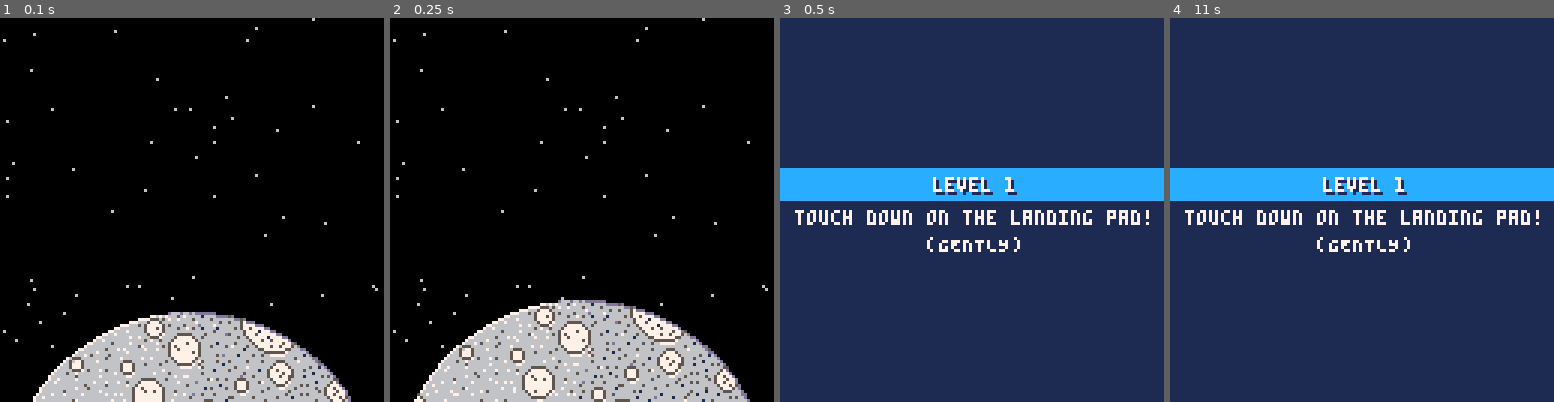
Above: before the commit, frames 1-4 (left to right).
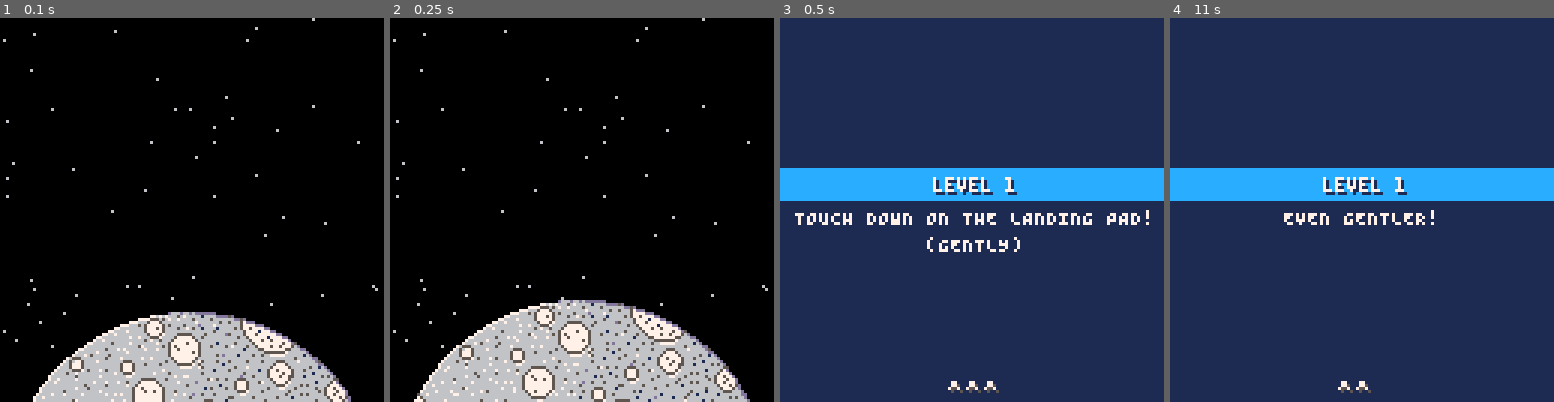
Above: after the commit, the same moments.

Repository: lewsid/moon-missions
Game: PICO-8 cartridge moonmissions.p8
The game is run twice, just before and just after one commit, with the same random seed, the same clock (stepped at 60 frames per second) and the same inputs.
Inputs:
- Up to frame 1 (0.1 s): no input
- Up to frame 2 (0.25 s): no input
- Up to frame 3 (0.5 s): tap X (X key) at 0.33 s
- Up to frame 4 (11 s): tap O (Z key) at 0.7, 1.7, 2.1, 2.5, 2.9, 3.3, 3.7, 4.1, 4.5, 4.9, 5.3, 5.7, 6.1, 6.5, 6.9, 7.3, 7.7, 8.1, 8.5, 8.9, 9.3, 9.7, 10.1, 10.5, 10.9 s; tap X (X key) at 1.07, 1.85, 2.97, 4.08, 5.2, 6.32, 7.43, 8.55, 9.67, 10.78 s; hold Right 1.6-2.1 s; hold Up 2.15-2.42 s; hold Right 2.47-3.03 s; hold Left 3.08-3.58 s; hold Down 3.63-3.97 s; hold Right 4.02-4.68 s; hold Up 4.73-5.03 s; hold Left 5.08-5.68 s; hold Down 5.73-6.03 s; hold Right 6.08-6.58 s; hold Right 6.63-7.13 s; hold Up 7.18-7.45 s; hold Right 7.5-8.07 s; hold Left 8.12-8.62 s; hold Down 8.67-9 s; hold Right 9.05-9.72 s; hold Up 9.77-10.07 s; hold Left 10.12-10.72 s; hold Down from 10.77 s (still down)

Frames 1-2 are identical in both runs. In frame 3, 0.9% of the frame differs, in the area x 3-94%, y 50-98%; in frame 4, 2.2%, in the area x 3-97%, y 50-98%.

Commit message:
basic music

Diff:
--- a/moonmissions.p8
+++ b/moonmissions.p8
@@ -1,10 +1,10 @@
 pico-8 cartridge // http://www.pico-8.com
 version 29
 __lua__
--- mun lander alpha.1.1
+-- mun lander alpha.1.2
 -- by lewsidboi/smolboigames, 2020
 
-version="alpha.1.1"
+version="alpha.1.2"
 
 --game parameters
 config={}
@@ -50,6 +50,7 @@
 
 	init_config()
 	init_levels()
+	music(0,0,4)
 end
 
 function _draw()
@@ -70,6 +71,8 @@
 		init_stars()
 
 		if(btnp(❎)) then
+			sfx(9)
+			music(-1,100)
 			start_game()
 		end
 
@@ -669,15 +672,11 @@
 
 function check_new_high_score()
 	for i=1,#high_scores do
-		--convert scores into hex for comparison
-		local raw_high_score = tonum('0x'..get_score_text(config.total_score))
-		local raw_saved_score = tonum('0x'..tostr(high_scores[i][2]))
-
-		--printh(raw_high_score, 'out.md', true, true)
-		--printh(raw_saved_score, 'out.md', false, true)
-
-		if(raw_high_score>raw_saved_score) then
-			--printh('higher: '..i, 'out.md', false, true)
+		printh(raw_high_score, 'out.md', true, true)
+		printh(raw_saved_score, 'out.md', false, true)
+
+		if(config.total_score>high_scores[i][2]) then
+			printh('higher: '..i, 'out.md', false, true)
 			return i
 		end
 	end
@@ -770,7 +769,7 @@
 		for j=0,8 do
 			print(name_entry.chars[pos],
 				21+(j*10),
-				45+(i*10),6)
+				45+(i*10),7)
 			pos+=1
 		end
 	end
@@ -783,7 +782,7 @@
 		draw_cursor()
 		draw_alphabet()
 		draw_name()
-		print("[save]",50,80,6)
+		print("[save]",50,80,7)
 	else
 		config.game_state='high-scores'
 	end
@@ -809,14 +808,40 @@
 function draw_level_intro()
 	--level splash
 	cls(1)
-	draw_banner(banner.intro,
-		"level "..config.level,51,0,1)
 
 	if(config.level==1) then
+		draw_banner(banner.intro,
+			"level "..config.level,51,0,1)
 		draw_banner(banner.subhead,
-			"touch down on the landing pad!",5,11,1)
+			"TOUCH DOWN ON THE LANDING PAD!",5,11,1)
+		if(config.lives<3 and config.lives>1) then
+			draw_banner(banner.subhead,
+				"EVEN GENTLER!",38,11,1)
+		elseif(config.lives==0) then
+			draw_banner(banner.subhead,
+				"(LAST LIFE)",42,11,1)
+		else
+			draw_banner(banner.subhead,
+				"(GENTLY)",49,20,1)
+		end
+	elseif(config.lives==0 and config.level>1) then
+		draw_banner(banner.intro,
+			"level "..config.level,51,0,1)
 		draw_banner(banner.subhead,
-			"(GENTLY)",49,20,1)
+			"(LAST LIFE)",42,11,1)
+	elseif(config.lives<3 and config.level<3) then
+		draw_banner(banner.intro,
+			"level "..config.level,51,0,1)
+		draw_banner(banner.subhead,
+			"EVEN GENTLER!",42	,11,1)
+	else
+		draw_banner(banner.intro,
+			"level "..config.level,51,5,1)
+	end
+
+	--draw remaining lives
+	for i=1,config.lives do
+		spr(60,cam.x+54+((i-1)*6),118)
 	end
 
 	start_timer()
@@ -888,8 +913,6 @@
 		cam.x+2,cam.y+8,1)
 	print("distance: "..ceil(pad.x-ship.x+4).."M",
 		cam.x+1,cam.y+7,7)
-	--print("lives: ",cam.x+2,cam.y+15,1)
-	--print("lives: ",cam.x+1,cam.y+14,7)
 	print(config.collected.."/"..
 		#pickups,cam.x+113,cam.y+4,1)
 	print(config.collected.."/"..
@@ -981,7 +1004,7 @@
 	draw_banner(banner.subhead,
 		"score: "..score_text,45-((#score_text-1)*1),1,1)
 
-	local slot = check_new_high_score()
+	local slot=check_new_high_score()
 
 	if(slot) then
 		config.game_state="goto-enter-name"
@@ -1413,10 +1436,10 @@
 001111000077760000777600007776000077760000000000000000000000000000000000000000000000000000000000000000000055000500000000c000cc00
 000110000007700000077000000770000007700000055000000550000005500000055000000550000000000000000000000000000000500500000000c00c0000
 0001100000077000000770000007700000077000005dd500005dd500005dd500005dd500005dd5000000a00000000000000000000055500500000000c00ccc00
-001111000077760000777600007776000077760005d66d5005d66d5005d66d5005d66d5005d66d50000aaa0000077000000000000555555500000000ccccccc0
-01111110077777600777776007777760077cc760058888500599995005aaaa5005cccc5005cccc5000aaaaa000077100000000005005500500000000c00cc00c
-11111111777777767777777677cccc7677cccc760d6666d00d6666d00d6666d00d6666d00d6666d0000a0a000071170000000000005555000000000000cccc00
-111111117777777677cccc7677cccc7677cccc76565665655656656556566565565665655656656500a000a0000100100000000005500550000000000cc00cc0
+001111000077760000777600007776000077760005d66d5005d66d5005d66d5005d66d5005d66d50000aaa0000077000000770000555555500000000ccccccc0
+01111110077777600777776007777760077cc760058888500599995005aaaa5005cccc5005cccc5000aaaaa000077100000775005005500500000000c00cc00c
+11111111777777767777777677cccc7677cccc760d6666d00d6666d00d6666d00d6666d00d6666d0000a0a000071170000755700005555000000000000cccc00
+111111117777777677cccc7677cccc7677cccc76565665655656656556566565565665655656656500a000a0000100100005005005500550000000000cc00cc0
 01111110077777600777776007777760077777606d6556d66d6556d66d6556d66d6556d66d6556d60000000000000000000000005500005500000000cc0000cc
 00000000000000000000000000000000000000000000000000000000000000000000000000000000000000000000000000000000000000000000000000000000
 00000000000000000000000000000000000000000000000000000000d666d66d6ddddddd00000000000000000000000000000000000000000000000000000000
Not shown, changed: the music (__music__) section of moonmissions.p8
Not shown, changed: the sound effects (__sfx__) section of moonmissions.p8
